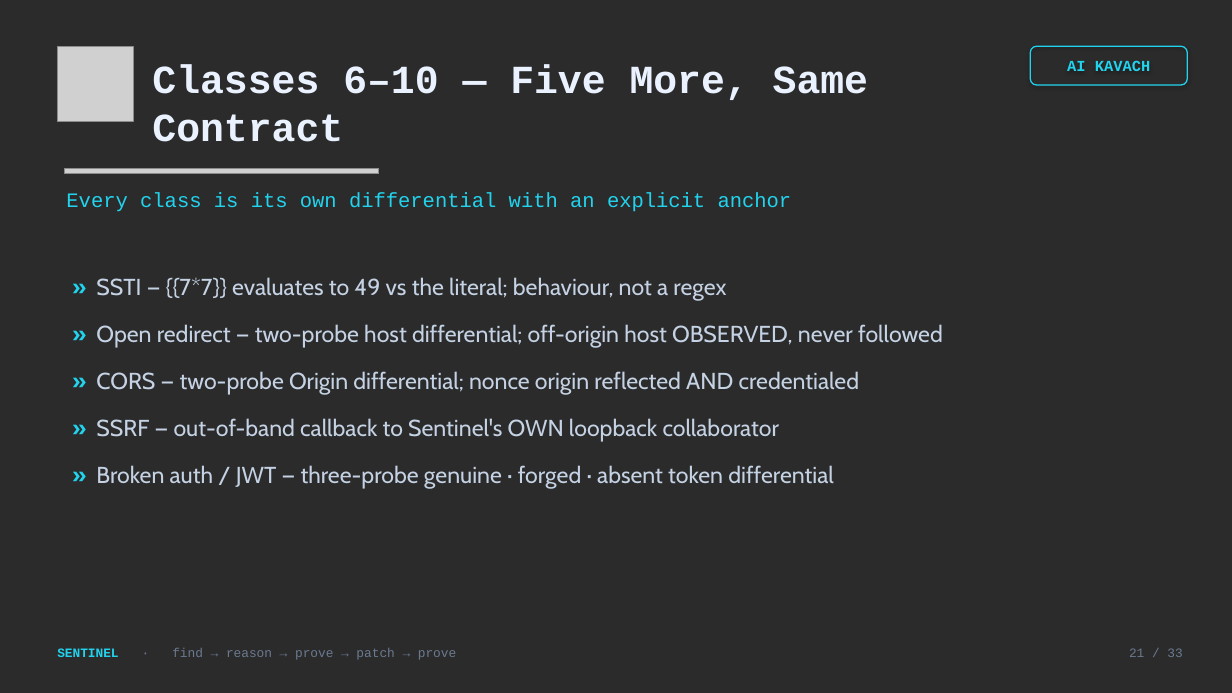
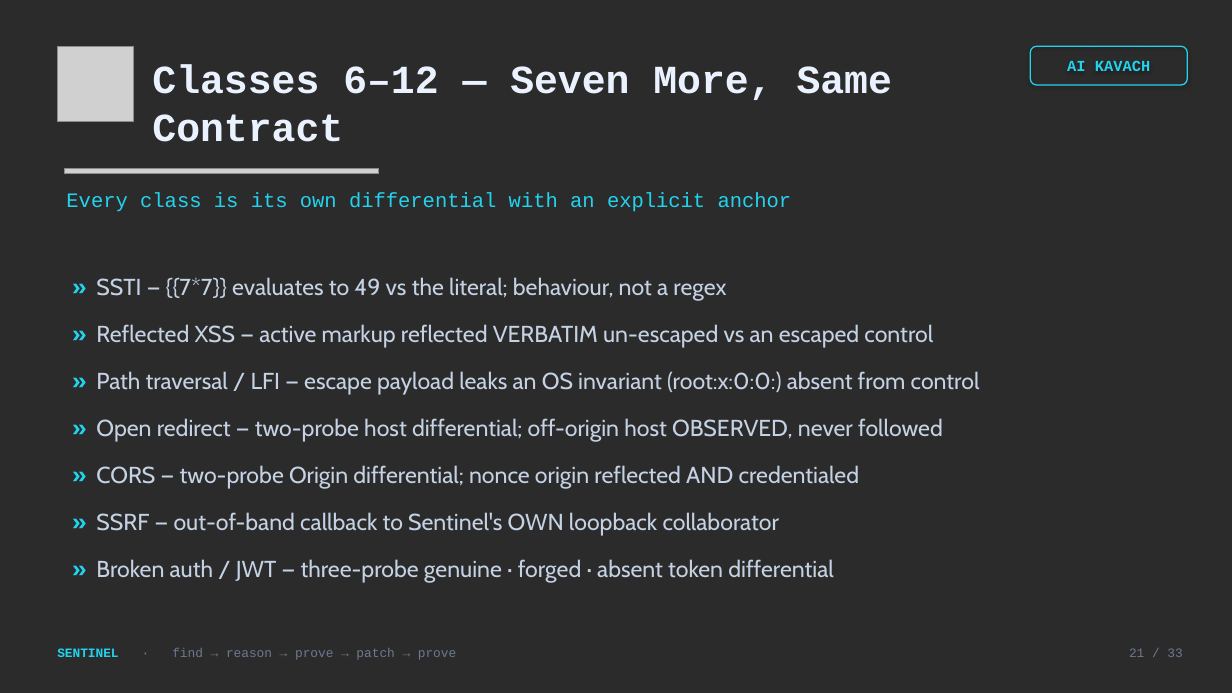
Before and after one commit to arjishnik-sketch/sentinel, a slide deck: slide 21 of deck/Sentinel_AI_Kavach.pptx. Drawn at 1232x693 pixels with LibreOffice and Linux fonts; fonts in the diff are those of the drawing; grey boxes stand for pictures; background and template pictures are left out; a plain dark background stands for a picture behind light text. Boxes give left, top, right and bottom in pixels: in the first picture for what was removed or moved away, otherwise in the second. Text is boxed around its words. In the diff, an @@ line names an element or a change of style, - is before the commit and + after.

```diff
--- a/deck/Sentinel_AI_Kavach.pptx
+++ b/deck/Sentinel_AI_Kavach.pptx
@@ text at <box>152,64,892,142</box>: text changed @@
-Classes 6–10 — Five More, Same Contract
+Classes 6–12 — Seven More, Same Contract
@@ text at <box>96,324,980,395</box>: paragraphs added @@
+» Reflected XSS — active markup reflected VERBATIM un-escaped vs an escaped control
+» Path traversal / LFI — escape payload leaks an OS invariant (root:x:0:0:) absent from control
```
Also in this commit, not shown: 7 other slides changed, 1 other file.
